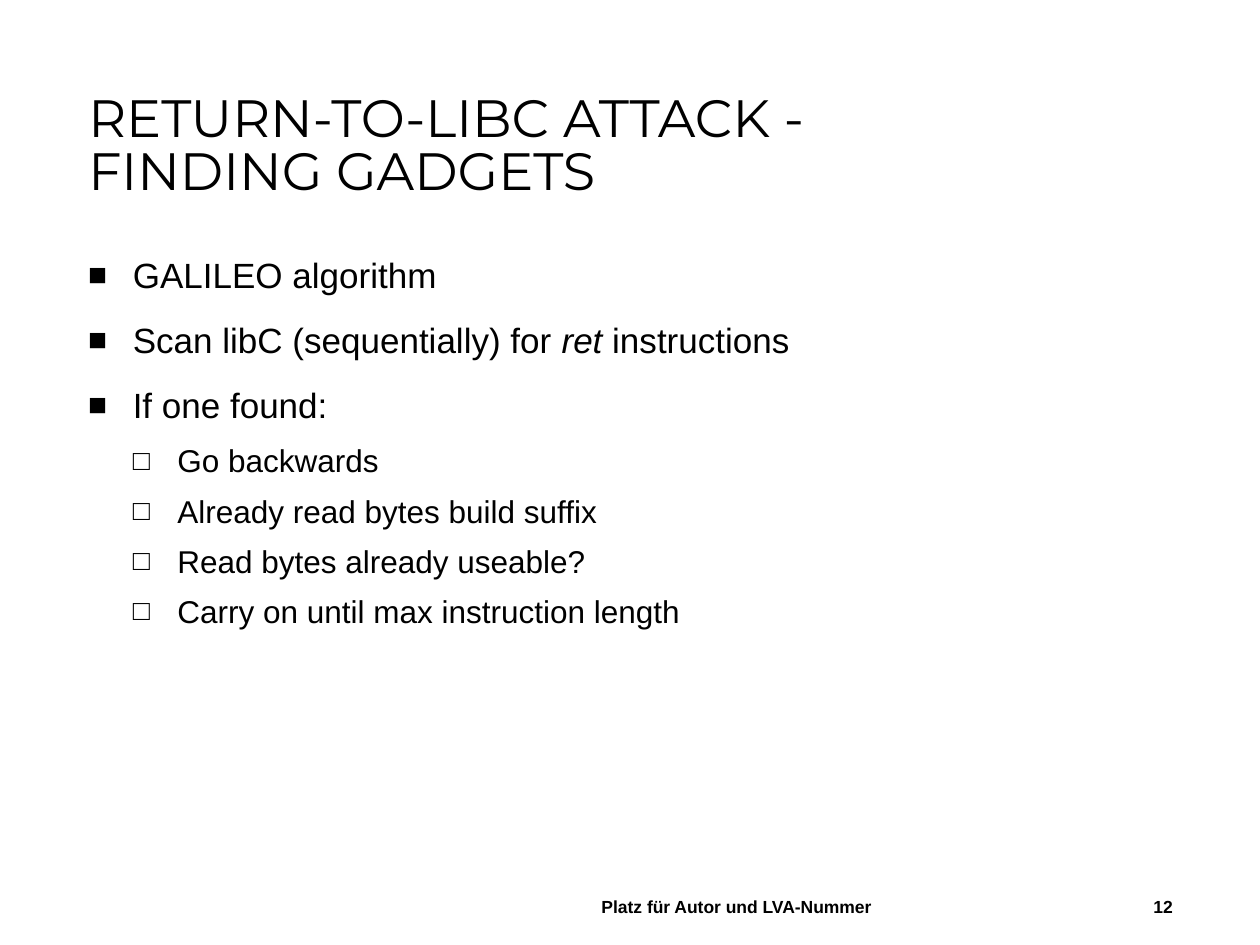
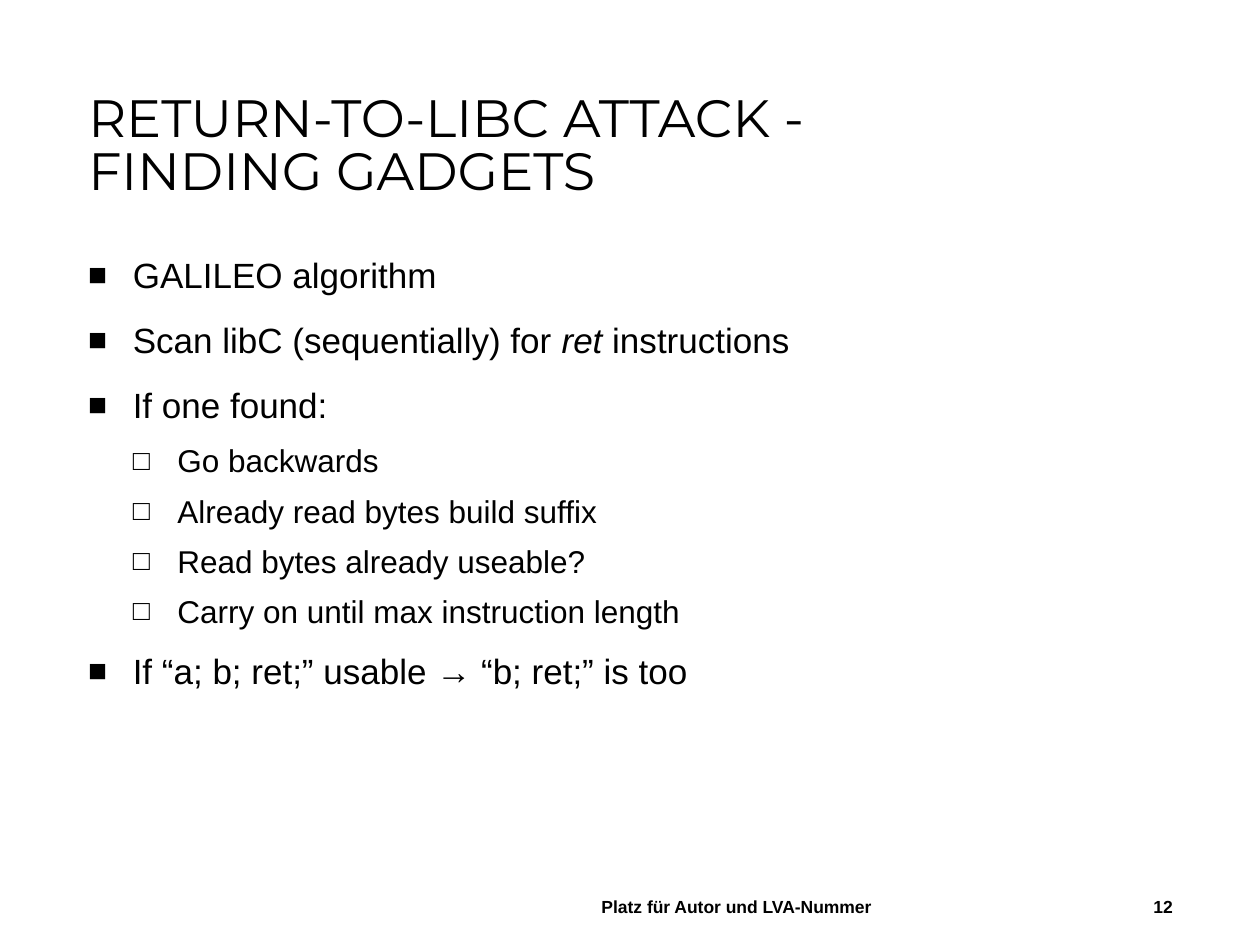
Before and after one commit to StefanHaslhofer/Seminar_Networks_and_Security, a slide deck: slide 12 of ROP.pptx. Drawn at 1260x945 pixels with LibreOffice and Linux fonts; fonts in the diff are those of the drawing; background and template pictures are left out. Boxes give left, top, right and bottom in pixels: in the first picture for what was removed or moved away, otherwise in the second. Text is boxed around its words. In the diff, an @@ line names an element or a change of style, - is before the commit and + after.

```diff
--- a/ROP.pptx
+++ b/ROP.pptx
@@ text at (133, 658, 688, 689): paragraph added @@
+■ If “a; b; ret;” usable → “b; ret;” is too
```
Also in this commit, not shown: 3 other slides changed, 18 slides added.
